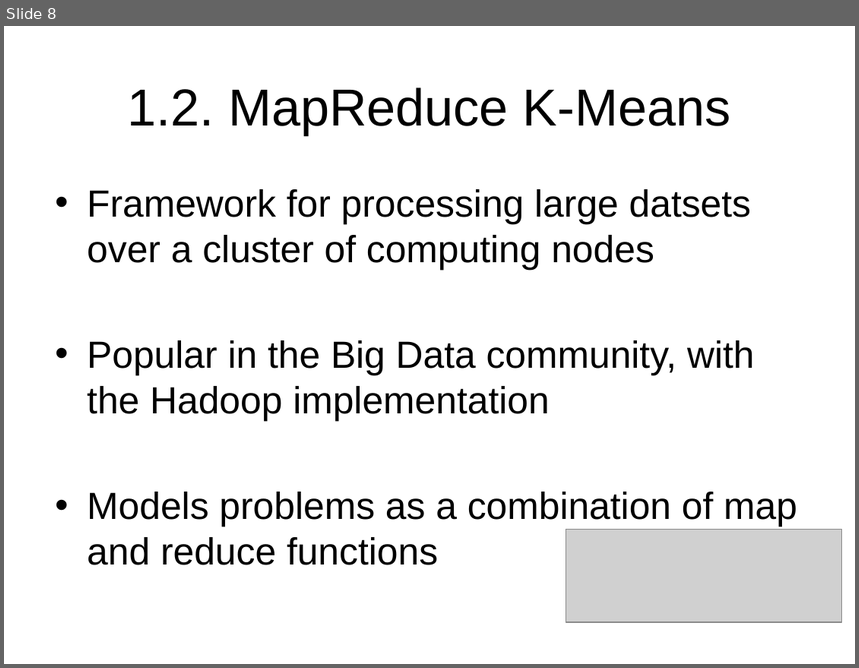
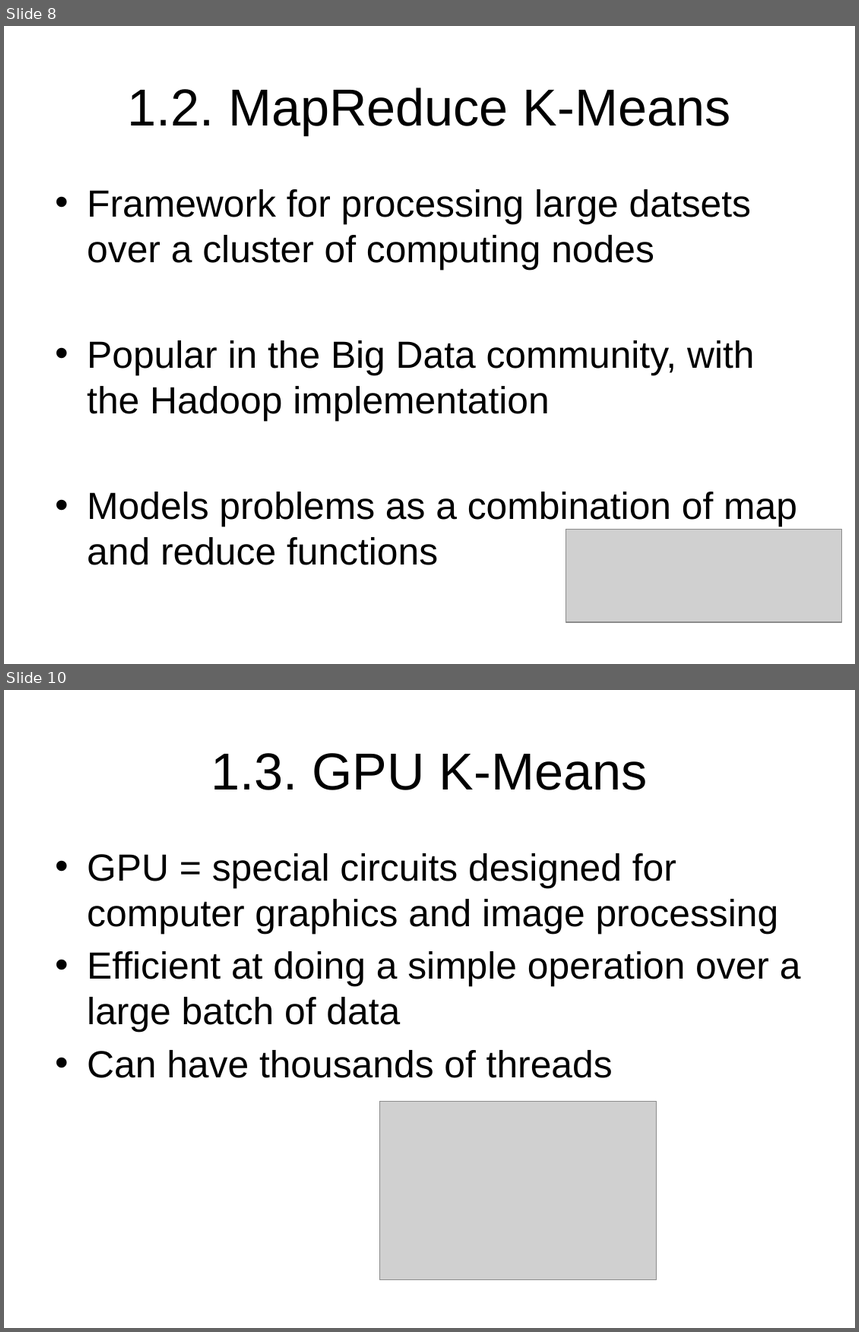
Before and after one commit to StefanSebastian/BeerReviewClustering, a slide deck: referate/amda/r1/presentation/presentation.pptx. Shown one above the other, each under a label of ours: slide 8 before the commit, slides 8 and 10 after it; the slides between them are not shown. The pictures are 859x668 and 859x1332 pixels, drawn with LibreOffice and Linux fonts; fonts in the diff are those of the drawing; grey boxes stand for pictures; background and template pictures are left out. Boxes give left, top, right and bottom in pixels: in the first picture for what was removed or moved away, otherwise in the second. Text is boxed around its words. In the diff, an @@ line names an element or a change of style, - is before the commit and + after.

```diff
--- a/referate/amda/r1/presentation/presentation.pptx
+++ b/referate/amda/r1/presentation/presentation.pptx
@@ slide 10 added at (x1=4, y1=690, x2=855, y2=1328), background picture (left out) @@
@@ title added at (x1=211, y1=753, x2=648, y2=790), 44 pt, text #000000 @@
+1.3. GPU K-Means
@@ text added at (x1=87, y1=853, x2=801, y2=1078), 32 pt, text #000000 @@
+• GPU = special circuits designed for computer graphics and image processing
+• Efficient at doing a simple operation over a large batch of data
+• Can have thousands of threads
@@ picture added at (x1=380, y1=1101, x2=657, y2=1280) @@
```
Also in this commit, not shown: 2 slides changed, 11 other slides added.
